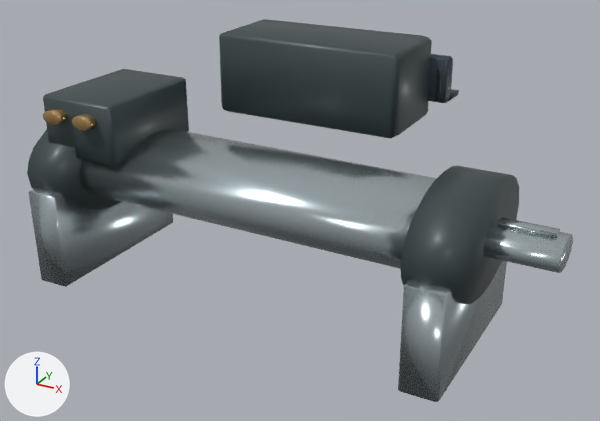
Two versions of the glTF model lab/public/models/motor_shutter.low.glb, one commit apart.
Before and after are seen from a camera (50 mm lens) standing at (1.241, -2.079, 1.546) and looking at (0.111, -0.025, 0.519). Arrows for +X, +Y and +Z are at lower left; the lights stay in place. The older version comes first. Where no turn or scale is listed for an object, it has been applied to the vertices. Vertices at exactly the same position are counted once.

Script lines for the objects in view, before the commit:
```python
ob_detail_terminal_clamp_pe___detail_zinc_plated_fixing = bpy.data.objects.new('detail:terminal-clamp:PE · Detail zinc plated fixing', me_cube_029)
ob_detail_terminal_clamp_pe___detail_zinc_plated_fixing.parent = ob_detail_terminal_clamp_pe
ob_detail_terminal_clamp_pe___detail_zinc_plated_fixing.location = (0.0, 0.019, -0.033)
ob_motion_shutter_shaft___machined_steel = bpy.data.objects.new('motion:shutter-shaft · Machined steel', me_cube_004)
ob_motion_shutter_shaft___machined_steel.location = (0.811, -0.056, 0.627)
ob_moulded_terminal_legend_pad = bpy.data.objects.new('Moulded terminal legend pad', me_cube_094)
ob_moulded_terminal_legend_pad.location = (-0.301, 0.571, 0.887)
ob_moulded_terminal_legend_pad_001 = bpy.data.objects.new('Moulded terminal legend pad.001', me_cube_095)
ob_moulded_terminal_legend_pad_001.location = (0.0, 0.571, 0.887)
ob_moulded_terminal_legend_pad_002 = bpy.data.objects.new('Moulded terminal legend pad.002', me_cube_096)
ob_moulded_terminal_legend_pad_002.location = (0.301, 0.571, 0.887)
ob_part_terminals___original_a463fd81 = bpy.data.objects.new('part:terminals · Original a463fd81', me_recipe_mesh_005)
ob_part_terminals___original_a463fd81.location = (0.0, 0.475, 0.844)
ob_terminal_l = bpy.data.objects.new('terminal:L', None)
ob_terminal_l.parent = ob_part_terminals
ob_terminal_l.location = (-0.301, 0.805, -0.57)
ob_terminal_l.rotation_euler = (0.0, -3.142, 0.0)  # degrees (0, -180, 0)
ob_terminal_n = bpy.data.objects.new('terminal:N', None)
ob_terminal_n.parent = ob_part_terminals
ob_terminal_n.location = (0.0, 0.805, -0.57)
ob_terminal_n.rotation_euler = (0.0, -3.142, 0.0)  # degrees (0, -180, 0)
ob_terminal_pe = bpy.data.objects.new('terminal:PE', None)
ob_terminal_pe.parent = ob_part_terminals
ob_terminal_pe.location = (0.301, 0.805, -0.57)
ob_terminal_pe.rotation_euler = (0.0, -3.142, 0.0)  # degrees (0, -180, 0)
# also in view: 'Tubular shutter motor' at (0.0, -0.056, 0.579); 'part:mounting · Machined steel' at (0.0, -0.056, 0.381); 'part:mounting · Machinery brass' at (-0.556, -0.275, 0.778); 'part:body · Machinery thermoplastic' at (0.0, 0.083, 0.703)
```
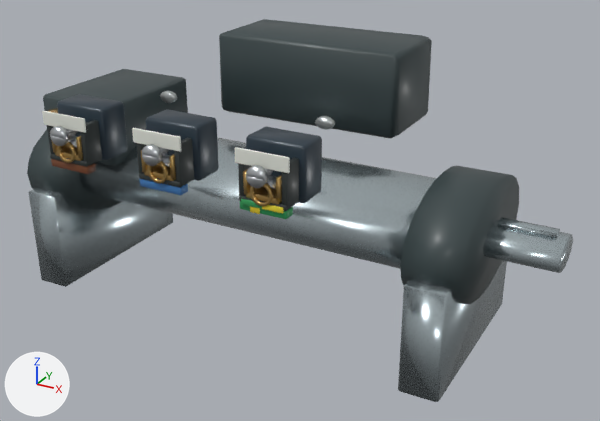
ob_terminal_l is not drawn itself; it is the parent of ob_detail_terminal_clamp_l.
ob_terminal_n is not drawn itself; it is the parent of ob_detail_terminal_clamp_n.
ob_terminal_pe is not drawn itself; it is the parent of ob_detail_terminal_clamp_pe.

Where the newer file only moved an object's origin or applied its transform, the numbers keep the older frame.

Edits to the bpy script that builds the scene:
```text
Change me_cube_094:
    remove me_cube_094.from_pydata(...)  # 96 vertices, 188 faces; spans x -0.0575..0.0575, y -0.003..0.003, z -0.0155..0.0155
    add me_cube_094.from_pydata(...)  # 96 vertices, 188 faces; spans x -0.0725..0.0725, y -1.1256..-1.1196, z -0.019..0.019
    me_cube_094 part 1: 96 of 96 vertices moved; they spanned x -0.0575..0.0575, y -0.003..0.003, z -0.0155..0.0155 and now span x -0.0725..0.0725, y -1.1256..-1.1196, z -0.019..0.019; mean shift (0.0, -1.1226, 0.0)
Change me_cube_095:
    remove me_cube_095.from_pydata(...)  # 96 vertices, 188 faces; spans x -0.0575..0.0575, y -0.003..0.003, z -0.0155..0.0155
    add me_cube_095.from_pydata(...)  # 96 vertices, 188 faces; spans x -0.0725..0.0725, y -1.1256..-1.1196, z -0.019..0.019
    me_cube_095 part 2: 96 of 96 vertices moved; they spanned x -0.0575..0.0575, y -0.003..0.003, z -0.0155..0.0155 and now span x -0.0725..0.0725, y -1.1256..-1.1196, z -0.019..0.019; mean shift (0.0, -1.1226, 0.0)
Change me_cube_029:
    used by ob_detail_terminal_clamp_pe___detail_zinc_plated_fixing; parent = ob_detail_terminal_clamp_pe; location = (0.0, 0.019, -0.033)
    remove me_cube_029.from_pydata(...)  # 289 vertices, 560 faces; spans x -0.0354..0.0354, y -0.0039..0.0556, z -0.0314..0.0651
    add me_cube_029.from_pydata(...)  # 289 vertices, 560 faces; spans x -0.0354..0.0354, y -0.0039..0.0556, z -0.0314..0.0652
    me_cube_029 part 3
    64 vertices are removed from x -0.0253..0.0257, y 0.0043..0.0556, z -0.0017..0.0651
    144 faces are deleted
    64 vertices are added at x -0.026..0.0253, y 0.0045..0.0556, z -0.002..0.0652
    144 new faces join them
Change me_cube_096:
    remove me_cube_096.from_pydata(...)  # 96 vertices, 188 faces; spans x -0.0575..0.0575, y -0.003..0.003, z -0.0155..0.0155
    add me_cube_096.from_pydata(...)  # 96 vertices, 188 faces; spans x -0.0725..0.0725, y -1.1256..-1.1196, z -0.019..0.019
    me_cube_096 part 4: 96 of 96 vertices moved; they spanned x -0.0575..0.0575, y -0.003..0.003, z -0.0155..0.0155 and now span x -0.0725..0.0725, y -1.1256..-1.1196, z -0.019..0.019; mean shift (0.0, -1.1226, 0.0)
Remove ob_part_terminals___original_a463fd81:
    ob_part_terminals___original_a463fd81 = bpy.data.objects.new('part:terminals · Original a463fd81', me_recipe_mesh_005)
Change ob_terminal_l:
    ob_terminal_l.rotation_euler: (0.0, -3.142, 0.0) -> (0.0, 0.0, 0.0)  # degrees (0, -180, 0) -> degrees (0, 0, 0)
    ob_terminal_l.location: (-0.301, 0.805, -0.57) -> (-0.301, 0.805, 0.551)
Change ob_terminal_n:
    ob_terminal_n.rotation_euler: (0.0, -3.142, 0.0) -> (0.0, 0.0, 0.0)  # degrees (0, -180, 0) -> degrees (0, 0, 0)
    ob_terminal_n.location: (0.0, 0.805, -0.57) -> (0.0, 0.805, 0.551)
Change ob_terminal_pe:
    ob_terminal_pe.rotation_euler: (0.0, -3.142, 0.0) -> (0.0, 0.0, 0.0)  # degrees (0, -180, 0) -> degrees (0, 0, 0)
    ob_terminal_pe.location: (0.301, 0.805, -0.57) -> (0.301, 0.805, 0.551)
Add ob_installation_details___embossed_metal_finish:
    ob_installation_details___embossed_metal_finish = bpy.data.objects.new('Installation details · Embossed metal finish', me_cylinder_015)  # 106 vertices, 204 faces; spans x -0.027..0.55, y -0.008..0.008, z -0.018..0.018; in mat_embossed_metal_finish (grey #b3b8b8)
    ob_installation_details___embossed_metal_finish.location = (-0.262, -0.158, 0.861)
Add ob_protective_identification_band_001:
    ob_protective_identification_band_001 = bpy.data.objects.new('Protective identification band.001', me_cube_095_1)  # 24 vertices, 44 faces; spans x -0.0283..0.0283, y -0.0043..0.0043, z -0.0073..0.0073; in mat_protective_marker_yellow (yellow #e6d630)
    ob_protective_identification_band_001.location = (0.33, -0.553, 0.774)
Add ob_protective_identification_band:
    ob_protective_identification_band = bpy.data.objects.new('Protective identification band', me_cube_094_1)  # 24 vertices, 44 faces; spans x -0.0283..0.0283, y -0.0043..0.0043, z -0.0073..0.0073; in mat_protective_marker_green (green #339957)
    ob_protective_identification_band.location = (0.272, -0.553, 0.774)
Add ob_part_terminals___original_material_003:
    ob_part_terminals___original_material_003 = bpy.data.objects.new('part:terminals · Original material.003', me_recipe_mesh_005_1)  # 164 vertices, 316 faces; spans x -0.082..0.684, y -0.047..0.047, z -0.073..0.073; in mat_original_a463fd81 (dark blue #283844)
    ob_part_terminals___original_material_003.location = (-0.301, -0.449, 0.843)
```

What differs and where, as boxes (x1, y1, x2, y2) in the pictures (600 x 421 px; the box of a moved part takes in the faces that stretch with it):
'part:terminals · Original material.003', added
    after: (57, 94, 322, 203)
'detail:terminal-clamp:PE · Detail moulded engineering polymer', moved, turned
    before: (428, 65, 453, 102)
    after: (238, 150, 299, 211)
'detail:terminal-clamp:N · Detail moulded engineering polymer', moved, turned (not visible before)
    after: (137, 130, 194, 187)
'detail:terminal-clamp:L · Detail moulded engineering polymer', moved, turned (not visible before)
    after: (47, 114, 102, 167)
'part:terminals · Original a463fd81', deleted
    before: (428, 54, 459, 103)
'Moulded terminal legend pad.002', reshaped (not visible before)
    after: (234, 147, 290, 173)
'detail:terminal-clamp:PE · Detail machined brass', moved, turned (not visible before)
    after: (243, 168, 282, 206)
'Moulded terminal legend pad.001', reshaped (not visible before)
    after: (132, 128, 181, 152)
'Moulded terminal legend pad', reshaped (not visible before)
    after: (42, 111, 86, 133)
'detail:terminal-clamp:N · Detail machined brass', moved, turned (not visible before)
    after: (141, 150, 176, 183)
'detail:terminal-clamp:PE · Detail zinc plated fixing', reshaped, moved, turned (not visible before)
    after: (246, 165, 277, 189)
'detail:terminal-clamp:L · Detail machined brass', moved, turned (not visible before)
    after: (52, 135, 83, 163)
'detail:terminal-clamp:N · Detail zinc plated fixing', moved, turned (not visible before)
    after: (142, 144, 171, 167)
'detail:terminal-clamp:L · Detail zinc plated fixing', moved, turned (not visible before)
    after: (50, 126, 78, 147)
'Moulded conductor identification.001', moved, turned (not visible before)
    after: (139, 179, 188, 195)
'Installation details · Embossed metal finish', added
    after: (160, 91, 335, 130)
'Moulded conductor identification', moved, turned (not visible before)
    after: (51, 159, 96, 174)
'Moulded conductor identification.002', moved, turned (not visible before)
    after: (240, 201, 293, 219)
'Protective identification band.001', added
    after: (262, 205, 284, 214)
'Protective identification band', added
    after: (241, 199, 262, 209)
'Protective green yellow stripe', moved, turned (not visible before)
    after: (250, 206, 260, 214)
part 3 of me_cube_029, moved or reshaped (not visible before)
    after: (246, 165, 273, 188)
